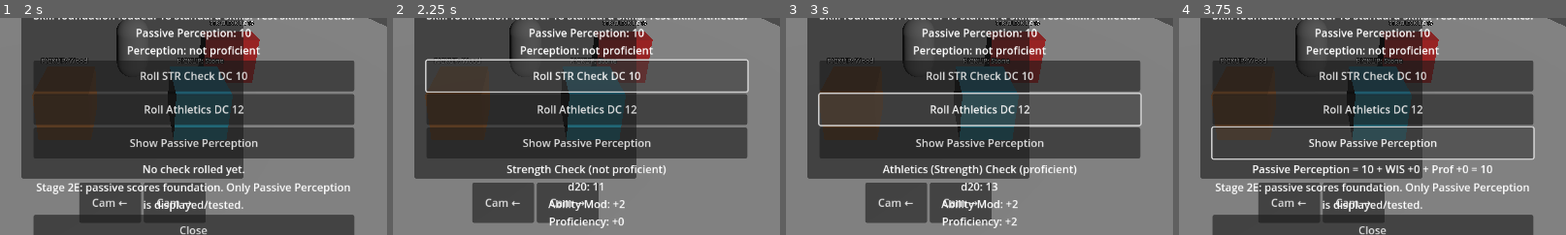
Above: before the commit, frames 1-4 (left to right).
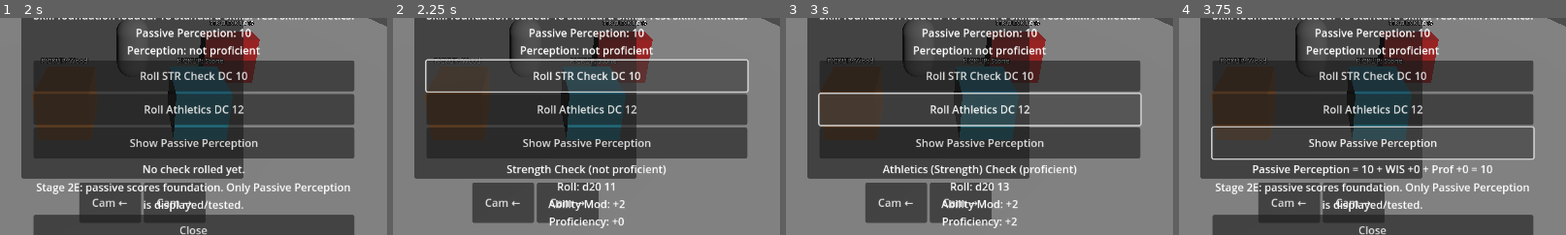
Above: after the commit, the same moments.

Repository: tristanvickery20/Tales-of-Drak-2.0
Game: Godot game, scene res://scenes/main_menu/main_menu.tscn
Two runs of this game, one before a commit and one after it. Both use one fixed random seed, a clock stepped at 60 frames per second and the inputs below.
Inputs:
- Up to frame 1 (2 s): click "Start Game" at 0.5 s; click "Sheet" at 1.25 s
- Up to frame 2 (2.25 s): click "Roll STR Check DC 10" at 2 s
- Up to frame 3 (3 s): click "Roll Athletics DC 12" at 2.75 s
- Up to frame 4 (3.75 s): click "Show Passive Perception" at 3.5 s
The pictures show only the part of the screen within x 33-83%, y 50-100%; the shares and areas given below are measured in that part.

Frame 1 is identical in both runs. In frame 2, 0.4% of the frame differs, in the area x 42-58%, y 75-80%; in frame 3, 0.4%; in frame 4, nothing differs.

Commit message:
Add Stage 2F advantage disadvantage dice support

Diff:
--- a/drak/rules/drak_dice_roller.gd
+++ b/drak/rules/drak_dice_roller.gd
@@ -1,5 +1,9 @@
 extends Resource
 class_name DrakDiceRoller
+
+const ROLL_NORMAL := "normal"
+const ROLL_ADVANTAGE := "advantage"
+const ROLL_DISADVANTAGE := "disadvantage"
 
 var _rng := RandomNumberGenerator.new()
 
@@ -9,17 +13,43 @@
 func roll_d20() -> int:
 	return _rng.randi_range(1, 20)
 
+func roll_d20_with_mode(roll_mode: String = ROLL_NORMAL) -> Dictionary:
+	var first_roll := roll_d20()
+	var second_roll := 0
+	var chosen_roll := first_roll
+	var mode := roll_mode
+
+	if mode == ROLL_ADVANTAGE or mode == ROLL_DISADVANTAGE:
+		second_roll = roll_d20()
+		if mode == ROLL_ADVANTAGE:
+			chosen_roll = maxi(first_roll, second_roll)
+		else:
+			chosen_roll = mini(first_roll, second_roll)
+	else:
+		mode = ROLL_NORMAL
+
+	return {
+		"roll_mode": mode,
+		"d20": chosen_roll,
+		"first_roll": first_roll,
+		"second_roll": second_roll,
+	}
+
 func get_proficiency_bonus(level: int) -> int:
 	var safe_level := clampi(level, 1, 20)
 	return 2 + floori(float(safe_level - 1) / 4.0)
 
-func roll_ability_check(ability_name: String, ability_modifier: int, level: int = 1, proficient: bool = false, dc: int = 10) -> Dictionary:
-	var d20 := roll_d20()
+func roll_ability_check(ability_name: String, ability_modifier: int, level: int = 1, proficient: bool = false, dc: int = 10, roll_mode: String = ROLL_NORMAL) -> Dictionary:
+	var roll_data := roll_d20_with_mode(roll_mode)
+	var d20 := int(roll_data.get("d20", 0))
 	var proficiency_bonus := get_proficiency_bonus(level) if proficient else 0
 	var total := d20 + ability_modifier + proficiency_bonus
 	return {
 		"ability_name": ability_name,
 		"d20": d20,
+		"first_roll": int(roll_data.get("first_roll", d20)),
+		"second_roll": int(roll_data.get("second_roll", 0)),
+		"roll_mode": str(roll_data.get("roll_mode", ROLL_NORMAL)),
 		"ability_modifier": ability_modifier,
 		"proficiency_bonus": proficiency_bonus,
 		"level": level,
@@ -33,16 +63,19 @@
 	var proficient_text := "proficient" if bool(result.get("proficient", false)) else "not proficient"
 	var success_text := "SUCCESS" if bool(result.get("success", false)) else "FAIL"
 	var ability_name := str(result.get("ability_name", "Ability"))
+	var roll_mode := str(result.get("roll_mode", ROLL_NORMAL))
 	var d20 := int(result.get("d20", 0))
+	var first_roll := int(result.get("first_roll", d20))
+	var second_roll := int(result.get("second_roll", 0))
 	var ability_modifier := int(result.get("ability_modifier", 0))
 	var proficiency_bonus := int(result.get("proficiency_bonus", 0))
 	var total := int(result.get("total", 0))
 	var dc := int(result.get("dc", 10))
 
-	return "%s Check (%s)\nd20: %d\nAbility Mod: %s\nProficiency: %s\nTotal: %d vs DC %d\n%s" % [
+	return "%s Check (%s)\nRoll: %s\nAbility Mod: %s\nProficiency: %s\nTotal: %d vs DC %d\n%s" % [
 		ability_name,
 		proficient_text,
-		d20,
+		_format_roll_text(roll_mode, d20, first_roll, second_roll),
 		_format_signed(ability_modifier),
 		_format_signed(proficiency_bonus),
 		total,
@@ -50,6 +83,13 @@
 		success_text,
 	]
 
+func _format_roll_text(roll_mode: String, d20: int, first_roll: int, second_roll: int) -> String:
+	if roll_mode == ROLL_ADVANTAGE:
+		return "advantage %d/%d -> %d" % [first_roll, second_roll, d20]
+	if roll_mode == ROLL_DISADVANTAGE:
+		return "disadvantage %d/%d -> %d" % [first_roll, second_roll, d20]
+	return "d20 %d" % d20
+
 func _format_signed(value: int) -> String:
 	if value >= 0:
 		return "+%d" % value
